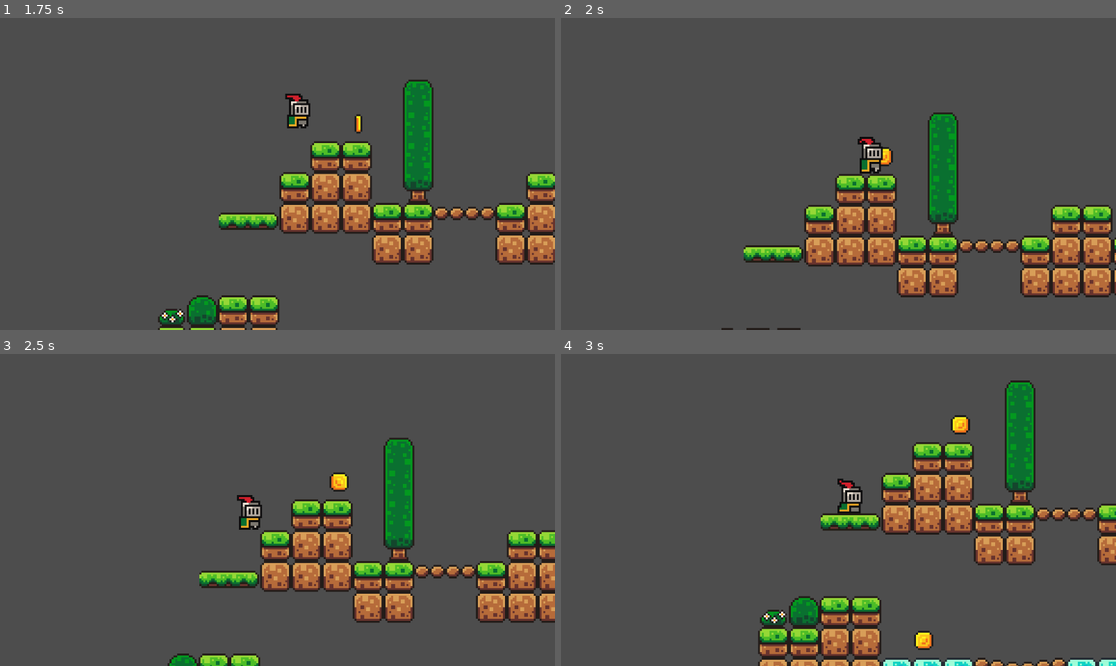
Above: before the commit, frames 1-4 (two rows, left to right).
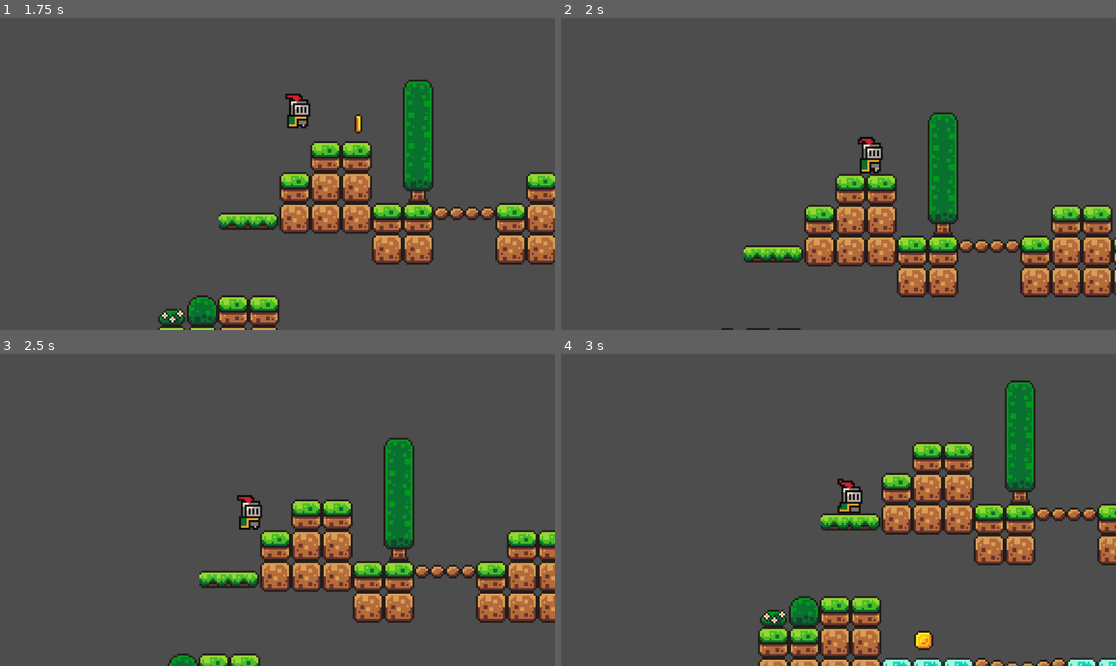
Above: after the commit, the same moments.

Repository: jhonnyV-V/brackeys-godot-project
Game: Godot game, scene res://scenes/game.tscn
Two runs of this game, one before a commit and one after it. Both use one fixed random seed, a clock stepped at 60 frames per second and the inputs below.
Inputs:
- Up to frame 1 (1.75 s): tap Enter (ui_accept) at 0.5, 0.77, 1.52 s; hold Right (ui_right) from 0.53 s (still down)
- Up to frame 2 (2 s): keep holding Right (ui_right)
- Up to frame 3 (2.5 s): release Right (ui_right) at 2.03 s; hold Left (ui_left) from 2.03 s (still down)
- Up to frame 4 (3 s): release Left (ui_left) at 2.78 s; hold Right (ui_right) from 2.78 s (still down)

Frame 1 is identical in both runs. In frame 2, 0.1% of the frame differs, in the area x 57-60%, y 41-48%; in frame 3, 0.2%, in the area x 59-63%, y 37-45%; in frame 4, 0.2%.

Commit message:
coins dissapear

Diff:
--- a/scenes/Coin.tscn
+++ b/scenes/Coin.tscn
@@ -1,6 +1,7 @@
-[gd_scene load_steps=16 format=3 uid="uid://cxj65vhrc6dd3"]
+[gd_scene load_steps=17 format=3 uid="uid://cxj65vhrc6dd3"]
 
 [ext_resource type="Texture2D" uid="uid://camdx33y88xdl" path="res://assets/sprites/coin.png" id="1_6nhub"]
+[ext_resource type="Script" path="res://scripts/Coin.gd" id="1_ot6sg"]
 
 [sub_resource type="AtlasTexture" id="AtlasTexture_51bqg"]
 atlas = ExtResource("1_6nhub")
@@ -98,6 +99,8 @@
 radius = 5.09902
 
 [node name="Coin" type="Area2D"]
+collision_mask = 2
+script = ExtResource("1_ot6sg")
 
 [node name="AnimatedSprite2D" type="AnimatedSprite2D" parent="."]
 sprite_frames = SubResource("SpriteFrames_tjb0a")
@@ -105,3 +108,5 @@
 
 [node name="CollisionShape2D" type="CollisionShape2D" parent="."]
 shape = SubResource("CircleShape2D_ah5jr")
+
+[connection signal="body_entered" from="." to="." method="_on_body_entered"]
--- a/scenes/Player.tscn
+++ b/scenes/Player.tscn
@@ -44,6 +44,7 @@
 
 [node name="Player" type="CharacterBody2D"]
 z_index = 5
+collision_layer = 2
 script = ExtResource("1_yw2u7")
 
 [node name="AnimatedSprite2D" type="AnimatedSprite2D" parent="."]
--- /dev/null
+++ b/scripts/Coin.gd
@@ -0,0 +1,7 @@
+extends Area2D
+
+
+
+func _on_body_entered(body:Node2D):
+	print("Coin collected") # Replace with function body.
+	queue_free()
